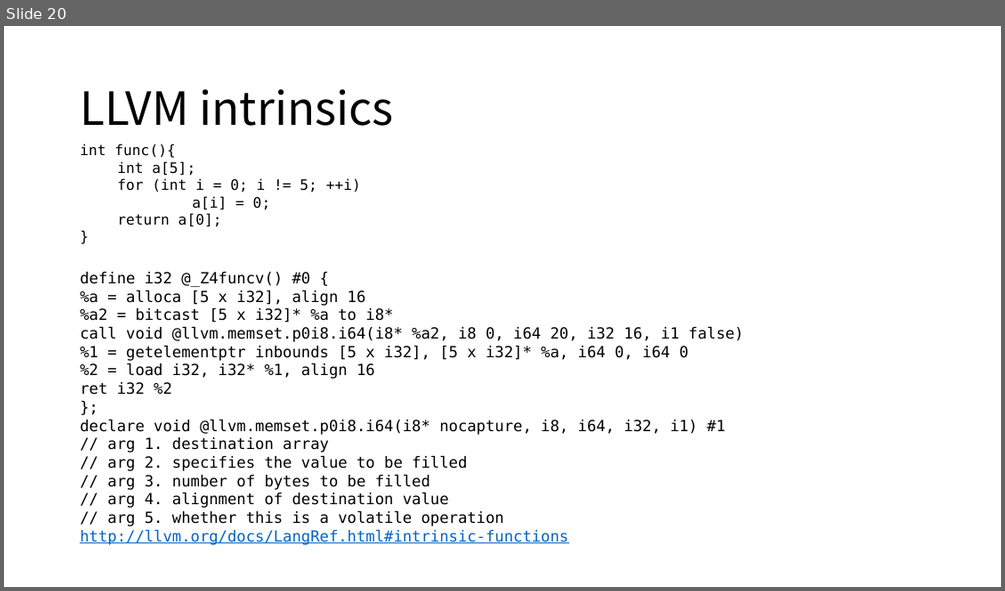
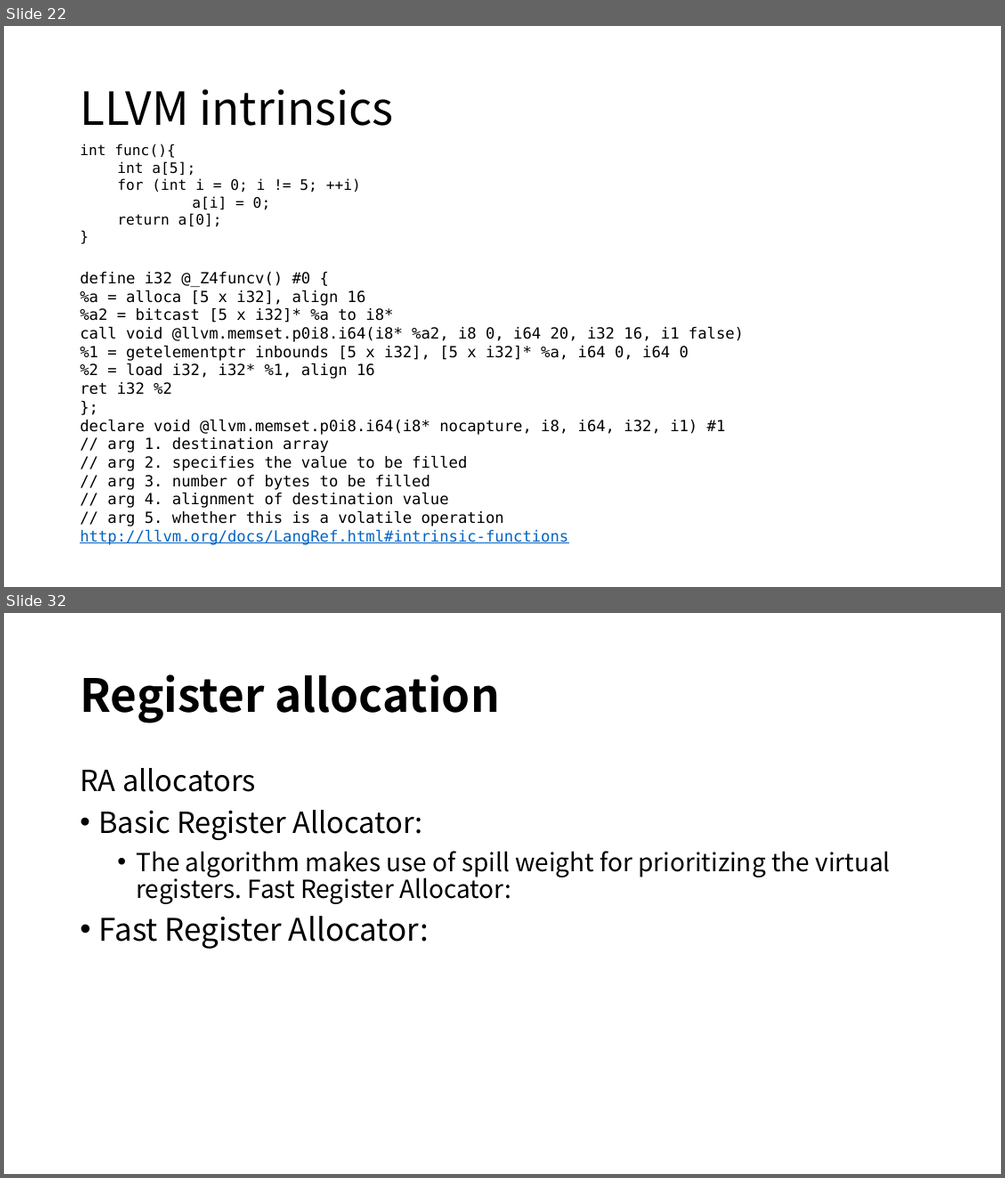
Before and after one commit to xiazhiqian/PPT-Work, a slide deck: LLVM Notes.pptx. Shown one above the other, each under a label of ours: slide 20 before the commit, slides 22 and 32 after it; the slides between them are not shown. The pictures are 1005x591 and 1005x1178 pixels, drawn with LibreOffice and Linux fonts; fonts in the diff are those of the drawing. Boxes give left, top, right and bottom in pixels: in the first picture for what was removed or moved away, otherwise in the second. Text is boxed around its words. In the diff, an @@ line names an element or a change of style, - is before the commit and + after.

```diff
--- a/LLVM Notes.pptx
+++ b/LLVM Notes.pptx
@@ slide 32 added at box(4, 613, 1001, 1174), background #FFFFFF @@
@@ title added at box(80, 674, 500, 723), 44 pt, text #000000, bold @@
+Register allocation
@@ text added at box(80, 768, 890, 949), 24 pt, text #000000 @@
+  RA allocators
+  • Basic Register Allocator:
+    • The algorithm makes use of spill weight for prioritizing the virtual registers. Fast Register Allocator:
+  • Fast Register Allocator:
@@ what was slide 20 is now slide 22 @@
```
Also in this commit, not shown: 2 slides changed, 20 other slides added.
